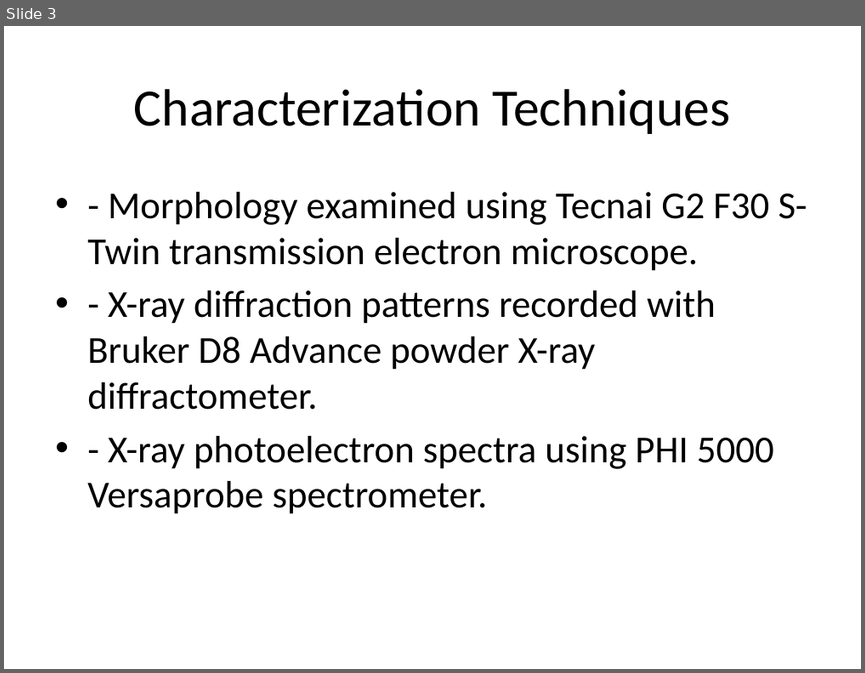
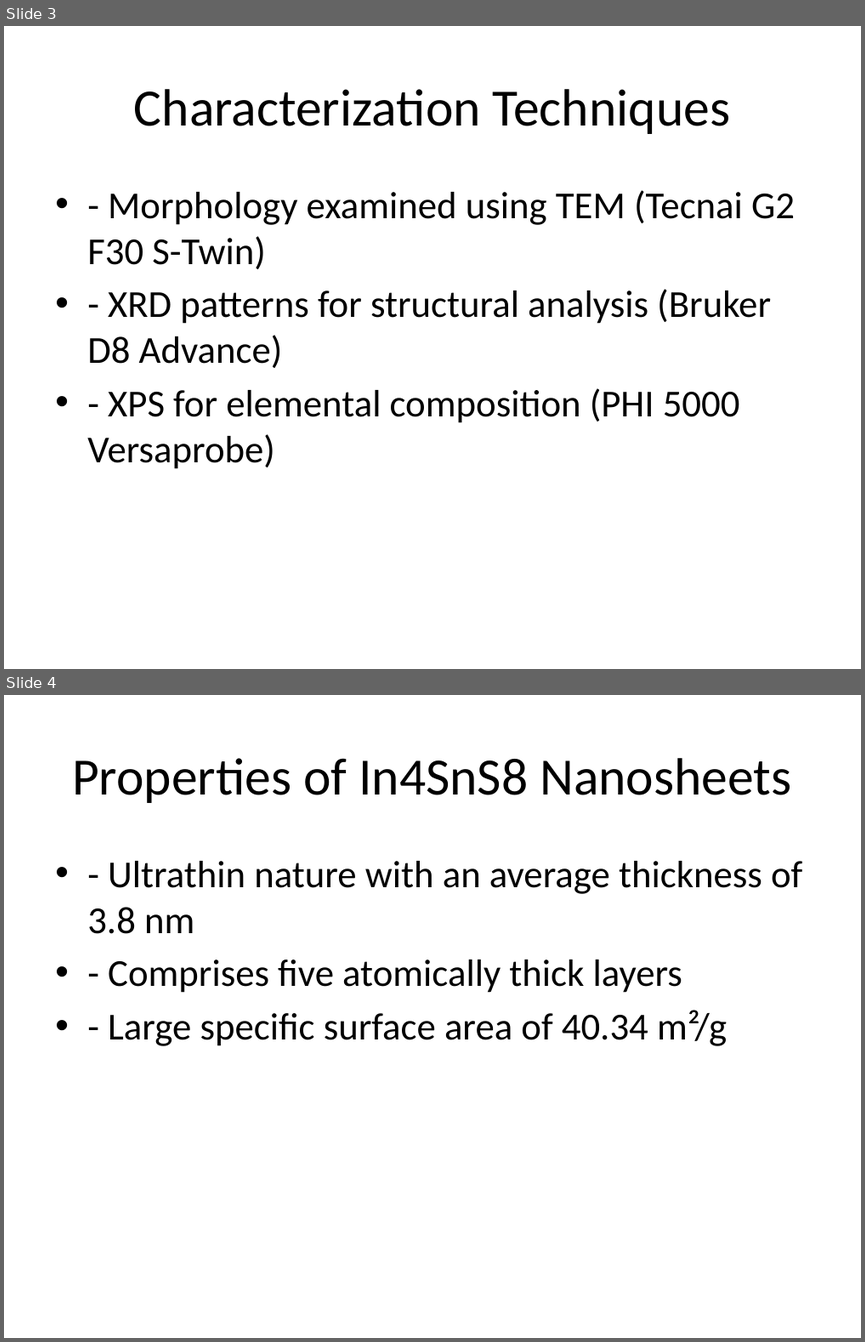
Before and after one commit to knowhrishi/AutoDeckAI-EchoHack, a slide deck: generated_presentation.pptx. Shown one above the other, each under a label of ours: slide 3 before the commit, slides 3 and 4 after it. The pictures are 865x673 and 865x1342 pixels, drawn with LibreOffice and Linux fonts; fonts in the diff are those of the drawing. Boxes give left, top, right and bottom in pixels: in the first picture for what was removed or moved away, otherwise in the second. Text is boxed around its words. In the diff, an @@ line names an element or a change of style, - is before the commit and + after.

```diff
--- a/generated_presentation.pptx
+++ b/generated_presentation.pptx
@@ slide 4 added at <box>4,695,861,1338</box>, background #FFFFFF @@
@@ title added at <box>72,758,791,803</box>, 44 pt, text #000000 @@
+Properties of In4SnS8 Nanosheets
@@ text added at <box>87,861,802,1046</box>, 32 pt, text #000000 @@
+• - Ultrathin nature with an average thickness of 3.8 nm
+• - Comprises five atomically thick layers
+• - Large specific surface area of 40.34 m²/g
@@ slide 3 changed as well @@
@@ text at <box>87,190,794,469</box>: text changed @@
-• - Morphology examined using Tecnai G2 F30 S-Twin transmission electron microscope.
-• - X-ray diffraction patterns recorded with Bruker D8 Advance powder X-ray diffractometer.
-• - X-ray photoelectron spectra using PHI 5000 Versaprobe spectrometer.
+• - Morphology examined using TEM (Tecnai G2 F30 S-Twin)
+• - XRD patterns for structural analysis (Bruker D8 Advance)
+• - XPS for elemental composition (PHI 5000 Versaprobe)
```
Also in this commit, not shown: 5 other slides changed, 1 slide removed, 2 other files.
